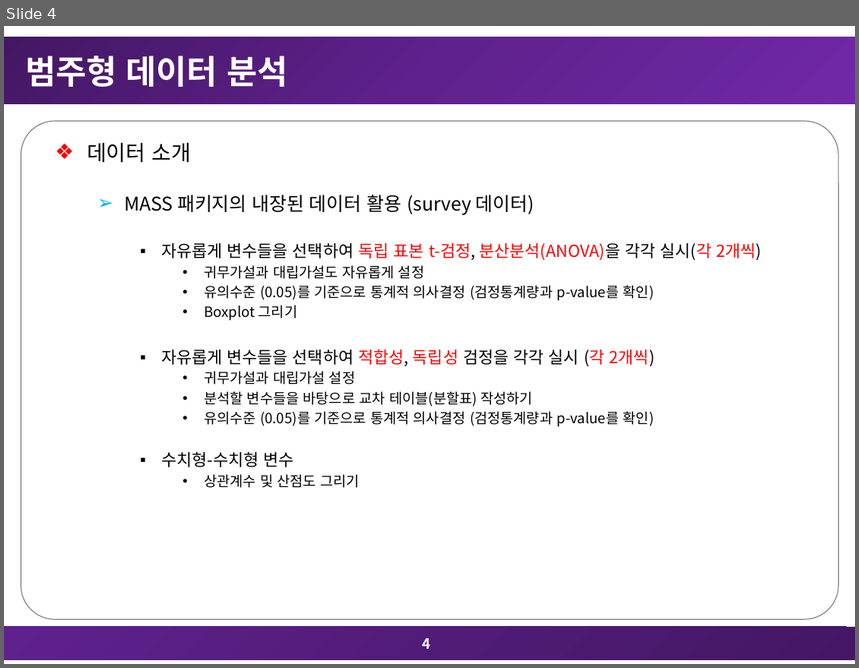
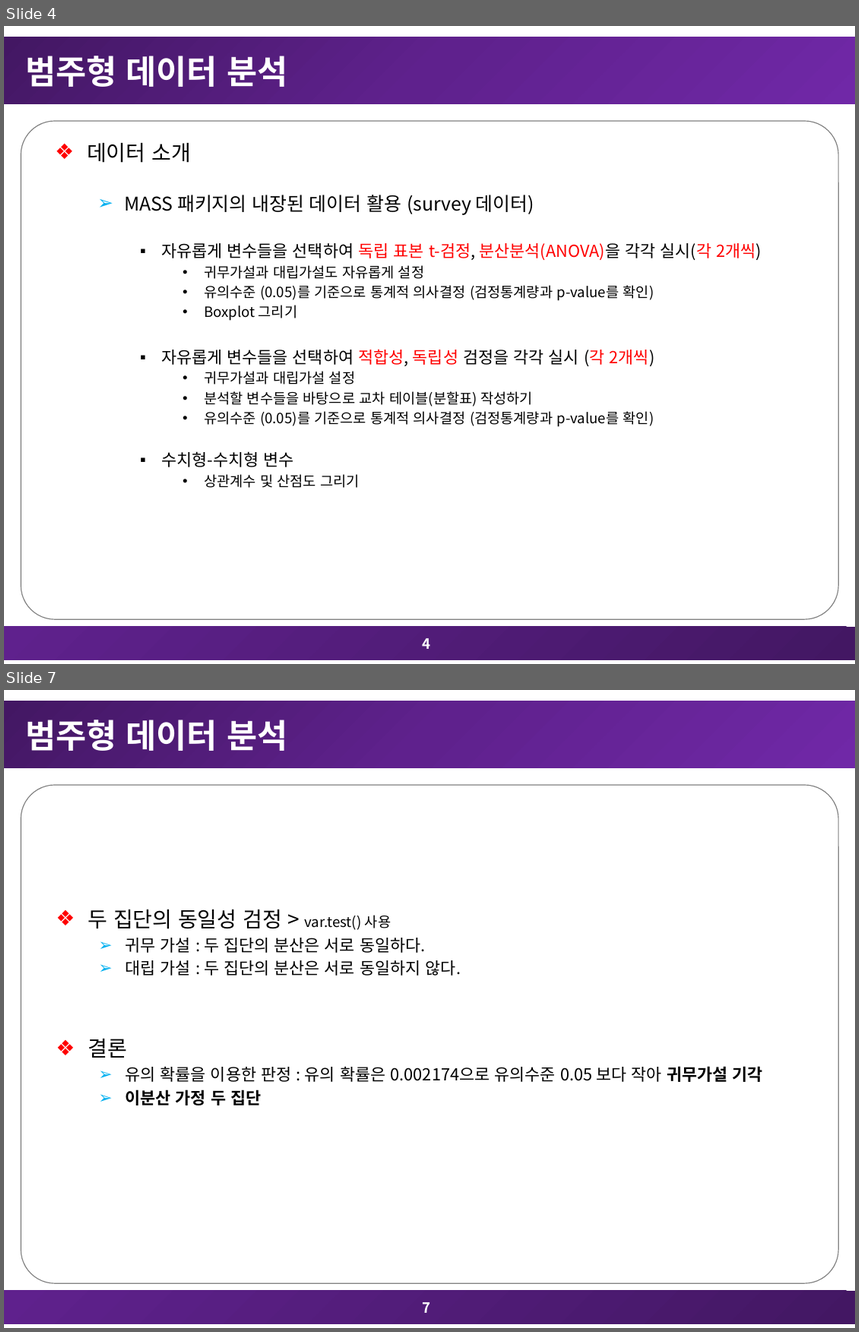
Before and after one commit to TaegyuHan/SCH_Multivariate_Analysis, a slide deck: 과제/8차_다변량분석_과제_20171483_한태규.pptx. Shown one above the other, each under a label of ours: slide 4 before the commit, slides 4 and 7 after it; the slides between them are not shown. The pictures are 859x668 and 859x1332 pixels, drawn with LibreOffice and Linux fonts; fonts in the diff are those of the drawing. Boxes give left, top, right and bottom in pixels: in the first picture for what was removed or moved away, otherwise in the second. Text is boxed around its words. In the diff, an @@ line names an element or a change of style, - is before the commit and + after.

```diff
--- a/과제/8차_다변량분석_과제_20171483_한태규.pptx
+++ b/과제/8차_다변량분석_과제_20171483_한태규.pptx
@@ slide 7 added at [4, 690, 855, 1328], background #FFFFFF; not listed: 3 template elements that a slide beside it also shows @@
@@ title added at [26, 720, 287, 751], 28 pt, text #FFFFFF, bold @@
+범주형 데이터 분석
@@ text added at [88, 910, 461, 976], 14 pt, text #000000 @@
+  ❖ 두 집단의 동일성 검정 > var.test() 사용
+  ➢ 귀무 가설 : 두 집단의 분산은 서로 동일하다.
+  ➢ 대립 가설 : 두 집단의 분산은 서로 동일하지 않다.
@@ text added at [88, 1039, 762, 1106], 14 pt, text #000000 @@
+  ❖ 결론
+  ➢ 유의 확률을 이용한 판정 : 유의 확률은 0.002174으로 유의수준 0.05 보다 작아 귀무가설 기각
+  ➢ 이분산 가정 두 집단
@@ page number added at [422, 1303, 430, 1313], 12 pt, text #FFFFFF, bold @@
+7
```
Also in this commit, not shown: 28 other slides added, 5 other files.
